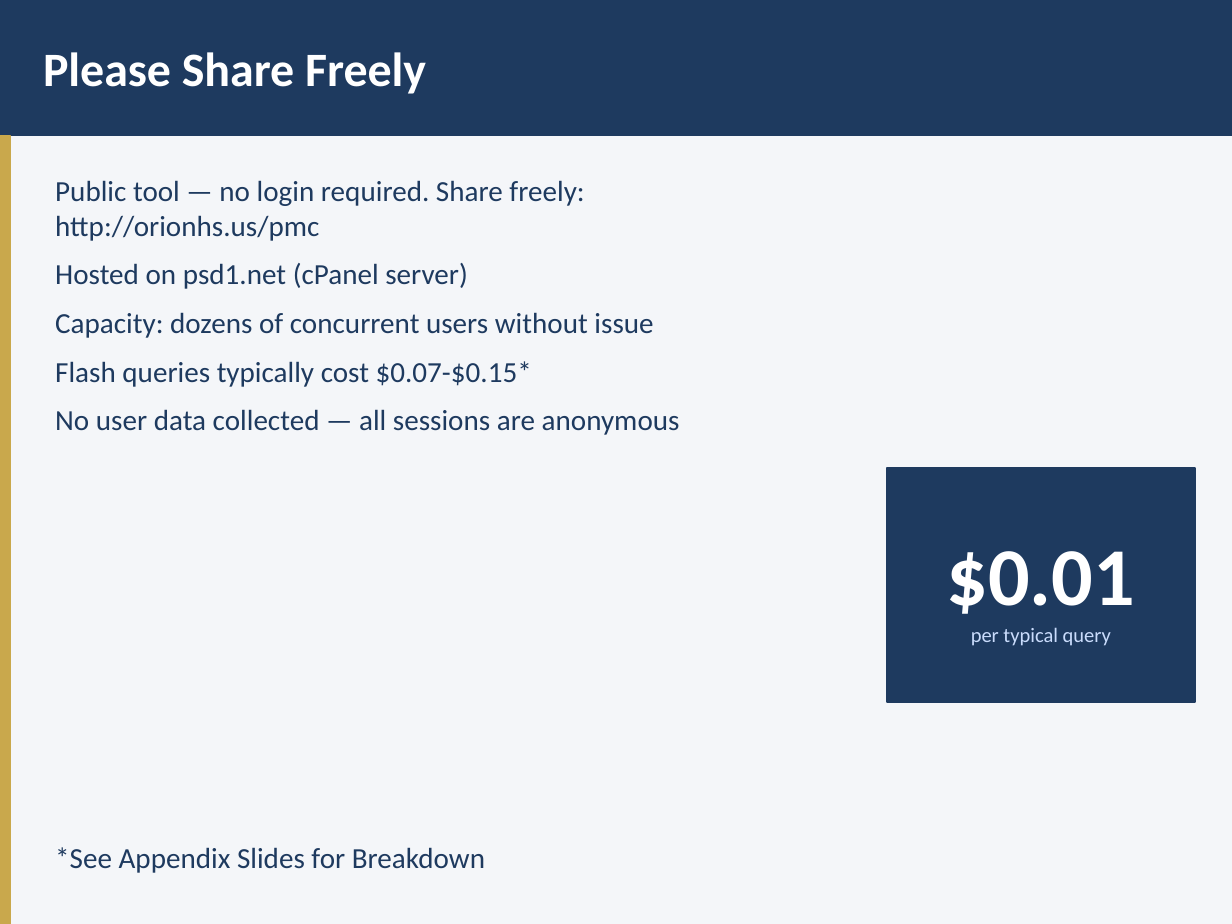
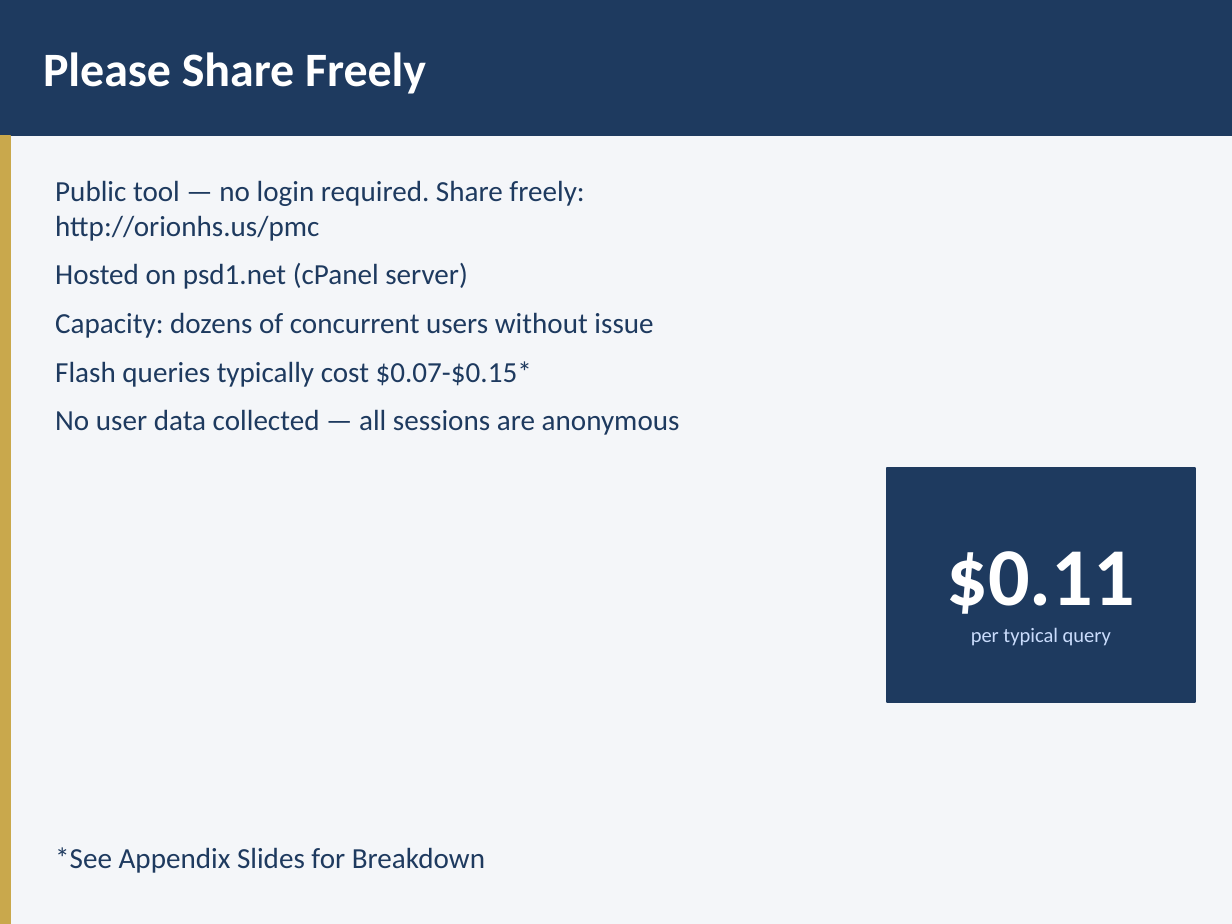
Before and after one commit to jweisenfeld/AI, a slide deck: slide 2 of pmc1/PMC-AI-Technical-Overview.pptx. Drawn at 1232x924 pixels with LibreOffice and Linux fonts; fonts in the diff are those of the drawing. Boxes give left, top, right and bottom in pixels: in the first picture for what was removed or moved away, otherwise in the second. Text is boxed around its words. In the diff, an @@ line names an element or a change of style, - is before the commit and + after.

```diff
--- a/pmc1/PMC-AI-Technical-Overview.pptx
+++ b/pmc1/PMC-AI-Technical-Overview.pptx
@@ text at (x1=947, y1=551, x2=1135, y2=614): text changed @@
-$0.01
+$0.11
```
Also in this commit, not shown: 1 other slide changed, 8 slides added.
